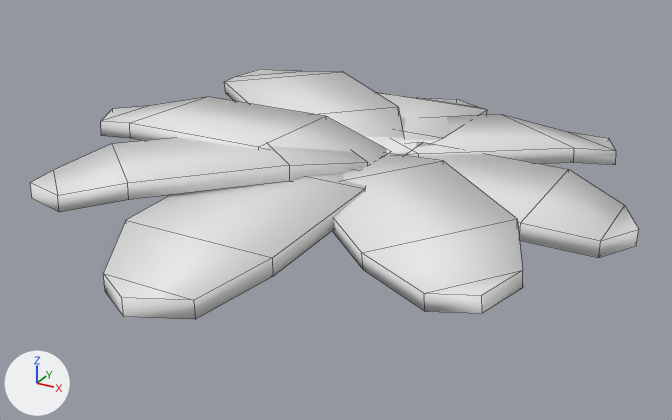
Renders of the Blender file TDR/Assets/Models/Planta/Planta.blend from each side of a commit.
Camera for both pictures: a 50 mm lens placed at (0.576, -1.062, 0.478), pointed at (0.004, -0.022, -0.042). The lights are fixed; the arrows at lower left show +X, +Y and +Z. Mesh edges are drawn as thin lines.

Before the edit, the objects in view are built like this:
```python
me_plane = bpy.data.meshes.new('Plane')
me_plane.from_pydata(...)  # 160 vertices, 144 faces; spans x -0.406..0.406, y -0.447..0.455, z -0.034..0.066
me_plane.polygons.foreach_set('use_smooth', [True] * 144)
me_plane.materials.append(mat_planta)  # white #e7e7e7
ob_planta = bpy.data.objects.new('Planta', me_plane)
ob_planta.location = (0.0, 0.0, 0.0)
```
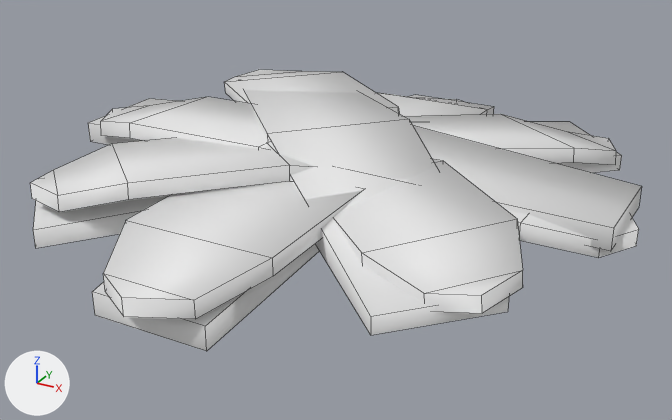
Location of each change, (x1, y1, x2, y2) in pixels of the pictures (672 x 420 px):
'Planta_LOD1', added
    after: (33, 90, 642, 351)
part 1 of me_plane, cut back
    both: (271, 114, 574, 181)

The change, as a list of edits to the scene's bpy script:
```text
Change me_plane:
    used by ob_planta; location = (0.0, 0.0, 0.0)
    remove me_plane.from_pydata(...)  # 160 vertices, 144 faces; spans x -0.406..0.406, y -0.447..0.455, z -0.034..0.066
    add me_plane.from_pydata(...)  # 160 vertices, 112 faces; spans x -0.406..0.406, y -0.447..0.455, z -0.034..0.066
    me_plane part 1
    32 faces are deleted
    4 vertices in x -0.018..0.055, y -0.027..0.041, z 0.011..0.039 move by (0.0, 0.0, -0.01)
    2 vertices move from x -0.062..0.094, y 0.051..0.173, z 0.02..0.034 to x -0.062..0.094, y 0.051..0.173, z 0.027..0.04
Add me_plane_001:
    me_plane_001.from_pydata(...)  # 48 vertices, 32 faces; spans x -0.406..0.387, y -0.409..0.437, z -0.038..0.067
    me_plane_001.polygons.foreach_set('use_smooth', [True] * 32)
    me_plane_001.materials.append(mat_planta)  # white #e7e7e7
Add ob_planta_lod1:
    ob_planta_lod1 = bpy.data.objects.new('Planta_LOD1', me_plane_001)
    ob_planta_lod1.location = (0.0, 0.0, 0.0)
```
